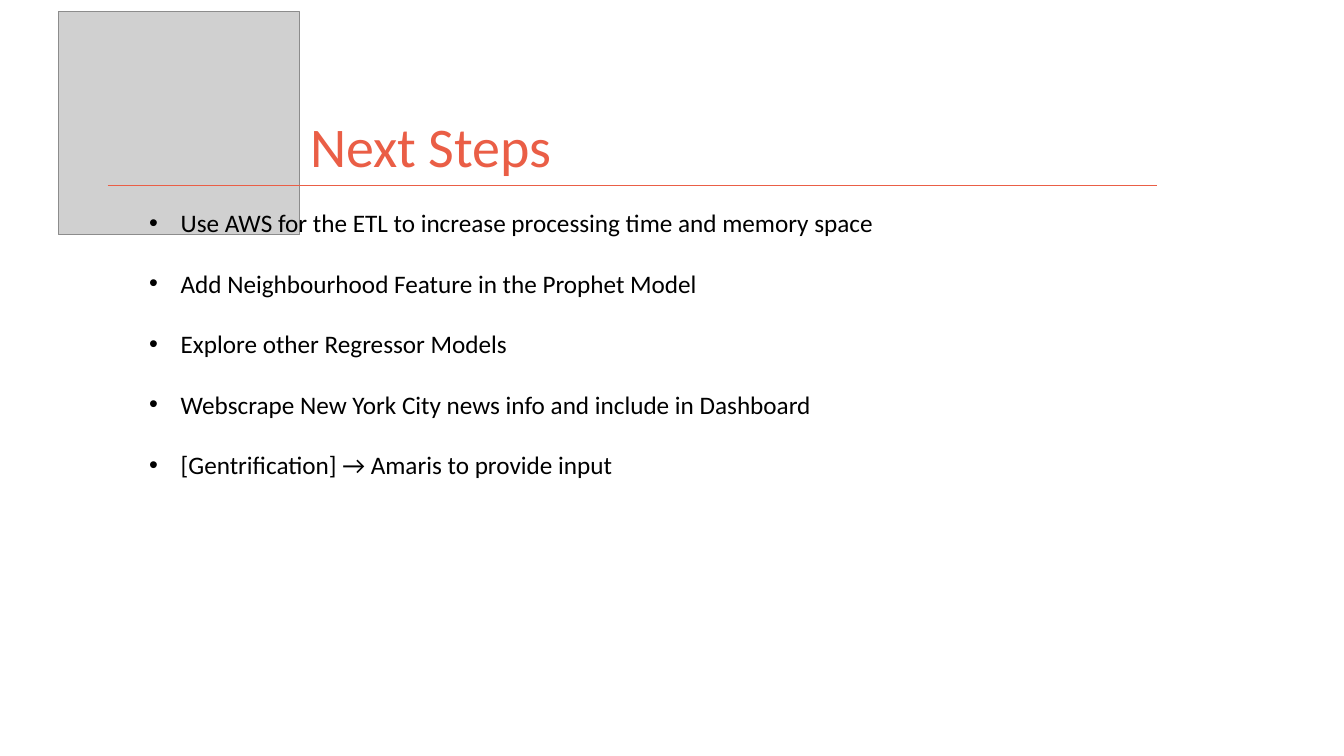
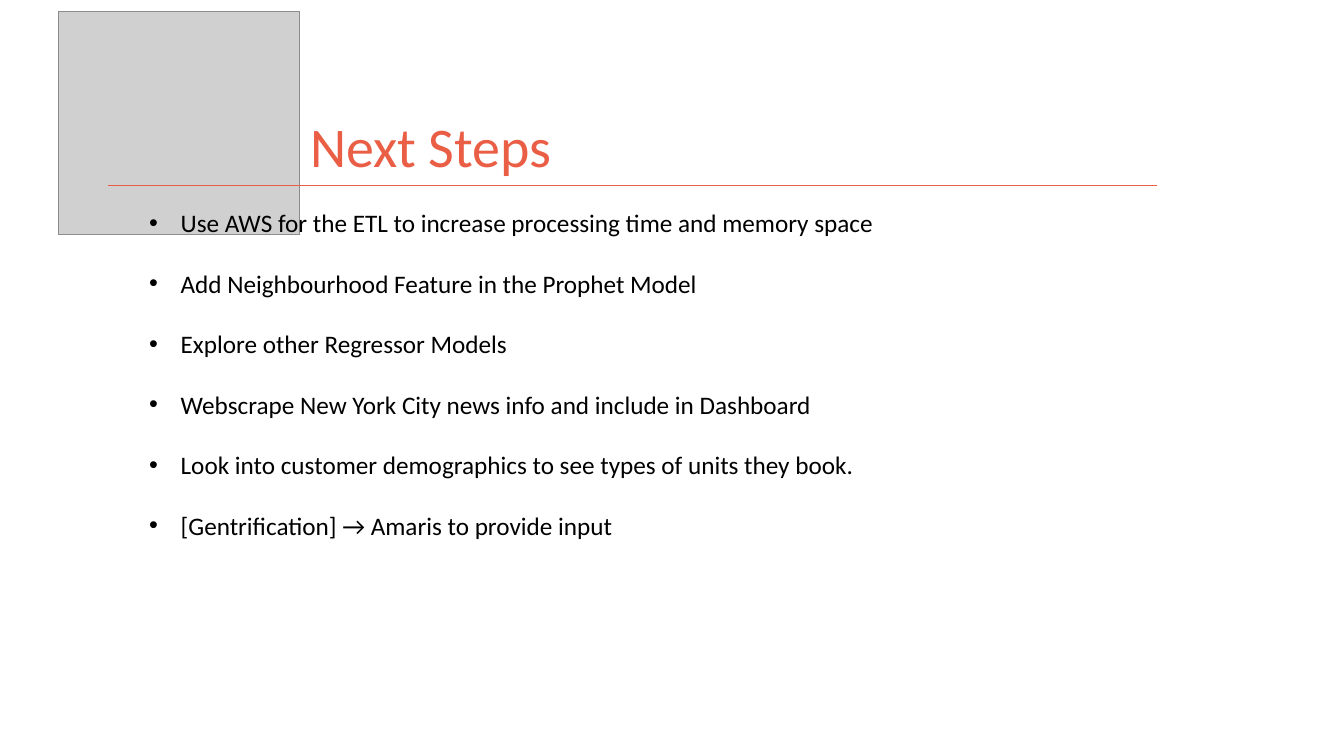
Before and after one commit to kman4/AirbnbPredictions, a slide deck: slide 23 of Airbnb Price Predictions (Model).pptx. Drawn at 1344x756 pixels with LibreOffice and Linux fonts; fonts in the diff are those of the drawing; grey boxes stand for pictures. Boxes give left, top, right and bottom in pixels: in the first picture for what was removed or moved away, otherwise in the second. Text is boxed around its words. In the diff, an @@ line names an element or a change of style, - is before the commit and + after.

```diff
--- a/Airbnb Price Predictions (Model).pptx
+++ b/Airbnb Price Predictions (Model).pptx
@@ text at (181, 456, 853, 479): paragraph added @@
+• Look into customer demographics to see types of units they book.
```
Also in this commit, not shown: 4 other slides changed, 2 other files.
